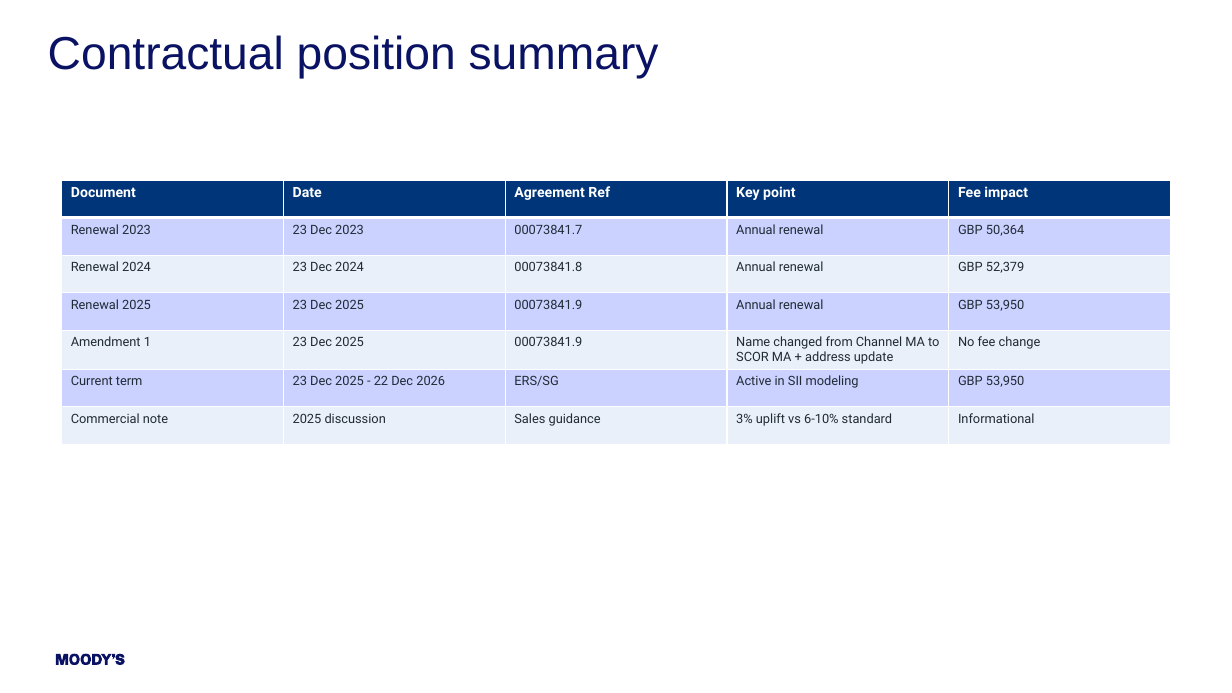
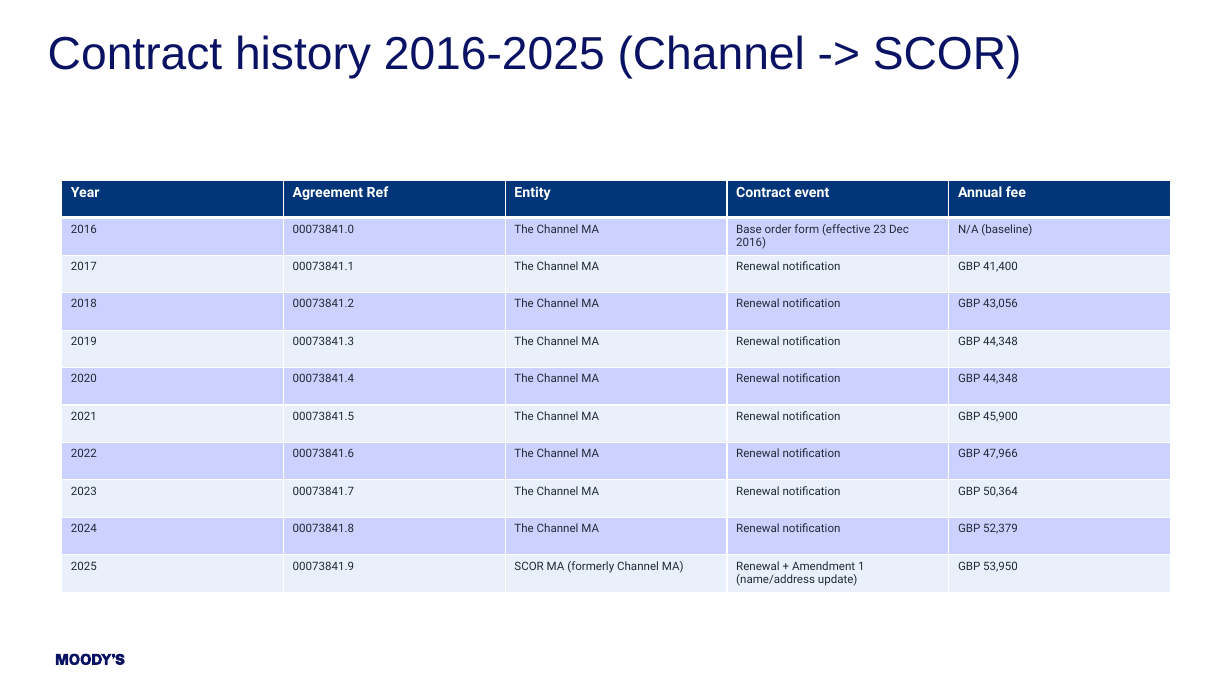
Before and after one commit to najibdarif28-tech/SCOR, a slide deck: slide 3 of SCOR_Managing_Agency_Contractual_UseCase_RecentTopics_MoodysTemplate.pptx. Drawn at 1232x693 pixels with LibreOffice and Linux fonts; fonts in the diff are those of the drawing. Boxes give left, top, right and bottom in pixels: in the first picture for what was removed or moved away, otherwise in the second. Text is boxed around its words. In the diff, an @@ line names an element or a change of style, - is before the commit and + after.

```diff
--- a/SCOR_Managing_Agency_Contractual_UseCase_RecentTopics_MoodysTemplate.pptx
+++ b/SCOR_Managing_Agency_Contractual_UseCase_RecentTopics_MoodysTemplate.pptx
@@ title at (x1=48, y1=35, x2=1022, y2=78): text changed @@
-Contractual position summary
+Contract history 2016-2025 (Channel -> SCOR)
@@ table at (x1=62, y1=180, x2=1171, y2=592) @@
-row 1: Document | Date | Agreement Ref | Key point | Fee impact
-row 2: Renewal 2023 | 23 Dec 2023 | 00073841.7 | Annual renewal | GBP 50,364
-row 3: Renewal 2024 | 23 Dec 2024 | 00073841.8 | Annual renewal | GBP 52,379
-row 4: Renewal 2025 | 23 Dec 2025 | 00073841.9 | Annual renewal | GBP 53,950
-row 5: Amendment 1 | 23 Dec 2025 | 00073841.9 | Name changed from Channel MA to SCOR MA + address update | No fee change
-row 6: Current term | 23 Dec 2025 - 22 Dec 2026 | ERS/SG | Active in SII modeling | GBP 53,950
-row 7: Commercial note | 2025 discussion | Sales guidance | 3% uplift vs 6-10% standard | Informational
+row 1: Year | Agreement Ref | Entity | Contract event | Annual fee
+row 2: 2016 | 00073841.0 | The Channel MA | Base order form (effective 23 Dec 2016) | N/A (baseline)
+row 3: 2017 | 00073841.1 | The Channel MA | Renewal notification | GBP 41,400
+row 4: 2018 | 00073841.2 | The Channel MA | Renewal notification | GBP 43,056
+row 5: 2019 | 00073841.3 | The Channel MA | Renewal notification | GBP 44,348
+row 6: 2020 | 00073841.4 | The Channel MA | Renewal notification | GBP 44,348
+row 7: 2021 | 00073841.5 | The Channel MA | Renewal notification | GBP 45,900
+row 8: 2022 | 00073841.6 | The Channel MA | Renewal notification | GBP 47,966
+row 9: 2023 | 00073841.7 | The Channel MA | Renewal notification | GBP 50,364
+row 10: 2024 | 00073841.8 | The Channel MA | Renewal notification | GBP 52,379
+row 11: 2025 | 00073841.9 | SCOR MA (formerly Channel MA) | Renewal + Amendment 1 (name/address update) | GBP 53,950
```
Also in this commit, not shown: 1 other slide changed, 1 other file.
